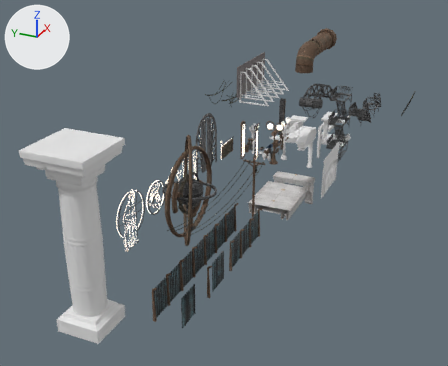
The FBX model Assets/ART/Mesh/Environment/Imports/DecorationSet.fbx: old version first, new version second.
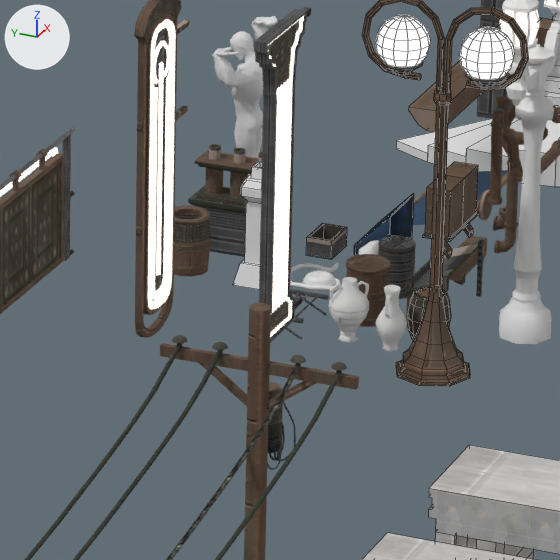
There are two pictures of each version: one whole from a 50 mm camera at (-111.1, 12.5, 38.8) aimed at (-36.6, 46.1, 1.5), one close up on the part from 50% to 64% of the width and 33% to 50% of the height. Every picture has the same lights, and +X, +Y and +Z are marked at upper left. The close-ups show mesh edges as thin lines. Where no turn or scale is listed for an object, it has been applied to the vertices.

The scene before the commit, as lines of its bpy script (objects in view):
```python
me_stand = bpy.data.meshes.new('Stand')
me_stand.from_pydata(...)  # 48 vertices, 36 faces; spans x -1.07..1.09, y -0.37..0.4, z 0.0..1.09
me_stand.materials.append(mat_metalatlas)
me_streetlamp02 = bpy.data.meshes.new('StreetLamp02')
me_streetlamp02.from_pydata(...)  # 642 vertices, 652 faces; spans x -1.51..1.51, y -0.5..0.5, z 0.0..6.9
# faces by material slot: [32, 620]
me_streetlamp02.materials.append(mat_lightemission)  # orange #e7b35c
me_streetlamp02.materials.append(mat_ts_blender_03)
me_tubestraight02 = bpy.data.meshes.new('TubeStraight02')
me_tubestraight02.from_pydata(...)  # 170 vertices, 162 faces; spans x -0.13..0.13, y -0.19..0.22, z -0.92..0.91
me_tubestraight02.materials.append(mat_metalatlas)
ob_stand_001 = bpy.data.objects.new('Stand.001', me_stand)
ob_stand_001.location = (-20.15, 44.2, -0.05)
ob_streetlamp_002 = bpy.data.objects.new('StreetLamp.002', me_streetlamp02)
ob_streetlamp_002.location = (-20.6, 42.47, -0.05)
ob_tubestraight02 = bpy.data.objects.new('TubeStraight02', me_tubestraight02)
ob_tubestraight02.location = (-17.96, 43.77, 1.29)
# also in view: 'AD_Sign01.001' at (-28.8, 49.1, 4.1); 'Chimney02.002' at (-20.2, 47.8, 1.1); 'Rope.001' at (-19.6, 46.9, 0.0); 'Vase02.001' at (-22.1, 45.3, 0.5); 'SonnenSchutz.001' at (-18.0, 46.2, 0.6)
```
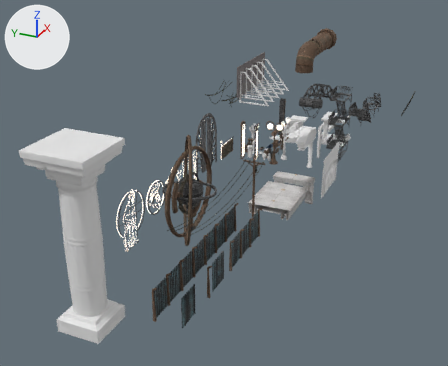
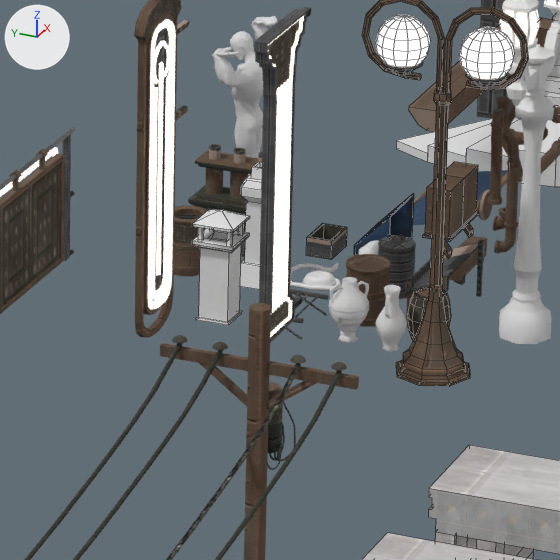
Boxes [x1, y1, x2, y2] around the edits, measured in the close-ups (560 x 560 px):
'Chimney02.003', added
    after: [192, 209, 250, 325]

What the commit changed:
Mesh me_chimney_003 is new.
It has 88 vertices, 76 faces and spans x -0.4..0.4, y -0.4..0.4, z 0.0..2.08.
Object 'Chimney02.003' (ob_chimney02_003) is new; it shows me_chimney_003.
Its location is (-22.22, 47.84, 0.0).
